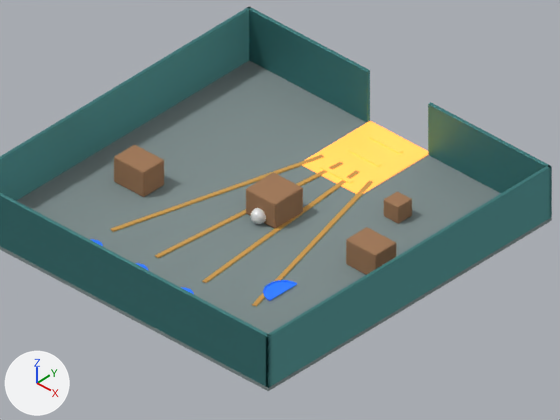
The Blender file blender/saltglass_brine_docks_refined.blend, before and after one commit.
One viewpoint serves both versions: the file's camera 'GB_camera_isometric_45'. Arrows for +X, +Y and +Z are at lower left; the lights stay in place. The picture after the commit comes second.

The older version as bpy lines, for what is in view:
```python
ob_gb_cover_bollard = bpy.data.objects.new('GB_cover_bollard', me_cube_014)
ob_gb_cover_bollard.location = (4.5, 5.0, 0.5)
ob_gb_cover_crate_center = bpy.data.objects.new('GB_cover_crate_center', me_cube)
ob_gb_cover_crate_center.location = (0.0, 1.1, 0.75)
ob_gb_lane_01 = bpy.data.objects.new('GB_lane_01', me_cube_008)
ob_gb_lane_01.location = (-3.15, 0.45, 0.04)
ob_gb_lane_01.rotation_euler = (0.0, 0.0, -0.262)  # degrees (0, 0, -15)
ob_gb_lane_02 = bpy.data.objects.new('GB_lane_02', me_cube_009)
ob_gb_lane_02.location = (-1.05, 0.45, 0.04)
ob_gb_lane_02.rotation_euler = (0.0, 0.0, -0.0873)  # degrees (0, 0, -5)
ob_gb_lane_03 = bpy.data.objects.new('GB_lane_03', me_cube_010)
ob_gb_lane_03.location = (1.05, 0.45, 0.04)
ob_gb_lane_03.rotation_euler = (0.0, 0.0, 0.0873)  # degrees (0, 0, 5)
ob_gb_lane_04 = bpy.data.objects.new('GB_lane_04', me_cube_011)
ob_gb_lane_04.location = (3.15, 0.45, 0.04)
ob_gb_lane_04.rotation_euler = (0.0, 0.0, 0.262)  # degrees (0, 0, 15)
ob_gb_player_proxy = bpy.data.objects.new('GB_player_proxy', me_sphere)
ob_gb_player_proxy.location = (0.0, 0.0, 0.4)
ob_gb_spawn_marker_04_semicircle = bpy.data.objects.new('GB_spawn_marker_04_semicircle', me_gb_spawn_marker_04_semicircle_mesh)
ob_gb_spawn_marker_04_semicircle.location = (5.0, -3.6, 0.07)
ob_gb_spawn_marker_04_semicircle_rim = bpy.data.objects.new('GB_spawn_marker_04_semicircle_rim', cu_gb_spawn_marker_04_semicircle_rim_curve)
ob_gb_spawn_marker_04_semicircle_rim.location = (5.0, -3.6, 0.1)
# also in view: 'GB_wall_south' at (0.0, -9.9, 1.5); 'GB_exit_route' at (0.0, 7.5, 0.0); 'GB_cover_crate_east' at (6.5, 1.0, 0.8); 'GB_wall_north_west' at (-6.0, 9.9, 1.5); 'GB_floor_brine_docks' at (0.0, 0.0, -0.1)
```
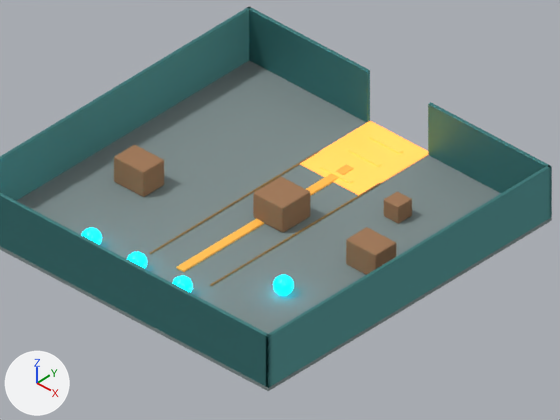
Commit message: Refine spawn markers, simplify lane pattern, reposition center cover.

Location of each change, [x1, y1, x2, y2] in pixels of the pictures (560 x 420 px):
'GB_cover_crate_center', moved
    before: [246, 173, 303, 228]
    after: [253, 177, 310, 232]
'GB_lane_flow_central', added
    after: [176, 164, 354, 272]
'GB_lane_01', deleted
    before: [111, 154, 324, 232]
'GB_lane_03', deleted
    before: [202, 170, 359, 283]
'GB_lane_04', deleted
    before: [252, 181, 373, 307]
'GB_lane_02', deleted
    before: [155, 162, 343, 258]
'GB_lane_guide_02', added
    after: [210, 183, 381, 286]
'GB_lane_guide_01', added
    after: [149, 151, 320, 254]
'GB_spawn_marker_04_electric_sphere', added
    after: [273, 275, 294, 295]
'GB_spawn_marker_04_semicircle', deleted
    before: [264, 282, 296, 300]
'GB_spawn_marker_02_electric_sphere', added
    after: [127, 252, 147, 268]
'GB_spawn_marker_03_electric_sphere', added
    after: [173, 276, 193, 292]
'GB_spawn_marker_01_electric_sphere', added
    after: [82, 228, 102, 244]
'GB_player_proxy', deleted
    before: [250, 208, 266, 224]
'GB_spawn_marker_04_semicircle_rim', deleted
    before: [263, 280, 297, 301]

Diff of the bpy script that builds the scene:
```diff
--- a/blender/saltglass_brine_docks_refined.blend.py
+++ b/blender/saltglass_brine_docks_refined.blend.py
@@ ob_gb_cover_crate_center @@
 ob_gb_cover_crate_center = bpy.data.objects.new('GB_cover_crate_center', me_cube)
-ob_gb_cover_crate_center.location = (0.0, 1.1, 0.75)
+ob_gb_cover_crate_center.location = (0.5, 1.1, 0.75)
 _m = ob_gb_cover_crate_center.modifiers.new('Readable crate edge', 'BEVEL')
@@ ob_gb_spawn_marker_04_semicircle @@
-ob_gb_spawn_marker_04_semicircle = bpy.data.objects.new('GB_spawn_marker_04_semicircle', me_gb_spawn_marker_04_semicircle_mesh)
@@ ob_gb_spawn_marker_04_semicircle_rim @@
-ob_gb_spawn_marker_04_semicircle_rim = bpy.data.objects.new('GB_spawn_marker_04_semicircle_rim', cu_gb_spawn_marker_04_semicircle_rim_curve)
@@ ob_gb_player_proxy @@
-ob_gb_player_proxy = bpy.data.objects.new('GB_player_proxy', me_sphere)
@@ ob_gb_lane_01 @@
-ob_gb_lane_01 = bpy.data.objects.new('GB_lane_01', me_cube_008)
@@ ob_gb_lane_02 @@
-ob_gb_lane_02 = bpy.data.objects.new('GB_lane_02', me_cube_009)
@@ ob_gb_lane_03 @@
-ob_gb_lane_03 = bpy.data.objects.new('GB_lane_03', me_cube_010)
@@ ob_gb_lane_04 @@
-ob_gb_lane_04 = bpy.data.objects.new('GB_lane_04', me_cube_011)
@@ ob_gb_lane_guide_02 @@
+ob_gb_lane_guide_02 = bpy.data.objects.new('GB_lane_guide_02', me_cube_025)  # a box spanning x -0.05..0.05, y -6.0..6.0, z -0.02..0.02; in mat_mat_lane_guide_subtle (brown #a68145); modifiers BEVEL
+ob_gb_lane_guide_02.location = (2.0, 0.45, 0.03)
@@ ob_gb_lane_guide_01 @@
+ob_gb_lane_guide_01 = bpy.data.objects.new('GB_lane_guide_01', me_cube_025.copy())  # modifiers BEVEL
+ob_gb_lane_guide_01.location = (-2.0, 0.45, 0.03)
@@ ob_gb_lane_flow_central @@
+ob_gb_lane_flow_central = bpy.data.objects.new('GB_lane_flow_central', me_cube_011_1)  # a box spanning x -0.25..0.25, y -6.0..6.0, z -0.04..0.04; in mat_mat_lane_marker_clean (orange #edb850, glowing brown #a06119); modifiers BEVEL
+ob_gb_lane_flow_central.location = (0.0, 0.45, 0.04)
@@ ob_gb_spawn_marker_04_electric_sphere @@
+ob_gb_spawn_marker_04_electric_sphere = bpy.data.objects.new('GB_spawn_marker_04_electric_sphere', me_sphere_004)  # a UV sphere (32 segments, 16 rings, poles along z) spanning x -0.5..0.5, y -0.5..0.5, z -0.5..0.5; in mat_mat_spawn_marker_electric_cyan (cyan #10c4f9, glowing cyan #00e1ff)
+ob_gb_spawn_marker_04_electric_sphere.location = (5.0, -3.6, 0.5)
@@ ob_gb_spawn_marker_03_electric_sphere @@
+ob_gb_spawn_marker_03_electric_sphere = bpy.data.objects.new('GB_spawn_marker_03_electric_sphere', me_sphere_003)  # a UV sphere (32 segments, 16 rings, poles along z) spanning x -0.5..0.5, y -0.5..0.5, z -0.5..0.5; in mat_mat_spawn_marker_electric_cyan (cyan #10c4f9, glowing cyan #00e1ff)
+ob_gb_spawn_marker_03_electric_sphere.location = (1.5, -7.0, 0.5)
@@ ob_gb_spawn_marker_02_electric_sphere @@
+ob_gb_spawn_marker_02_electric_sphere = bpy.data.objects.new('GB_spawn_marker_02_electric_sphere', me_sphere_002)  # a UV sphere (32 segments, 16 rings, poles along z) spanning x -0.5..0.5, y -0.5..0.5, z -0.5..0.5; in mat_mat_spawn_marker_electric_cyan (cyan #10c4f9, glowing cyan #00e1ff)
+ob_gb_spawn_marker_02_electric_sphere.location = (-1.5, -7.0, 0.5)
@@ ob_gb_spawn_marker_01_electric_sphere @@
+ob_gb_spawn_marker_01_electric_sphere = bpy.data.objects.new('GB_spawn_marker_01_electric_sphere', me_sphere_001)  # a UV sphere (32 segments, 16 rings, poles along z) spanning x -0.5..0.5, y -0.5..0.5, z -0.5..0.5; in mat_mat_spawn_marker_electric_cyan (cyan #10c4f9, glowing cyan #00e1ff)
+ob_gb_spawn_marker_01_electric_sphere.location = (-4.5, -7.0, 0.5)
```
